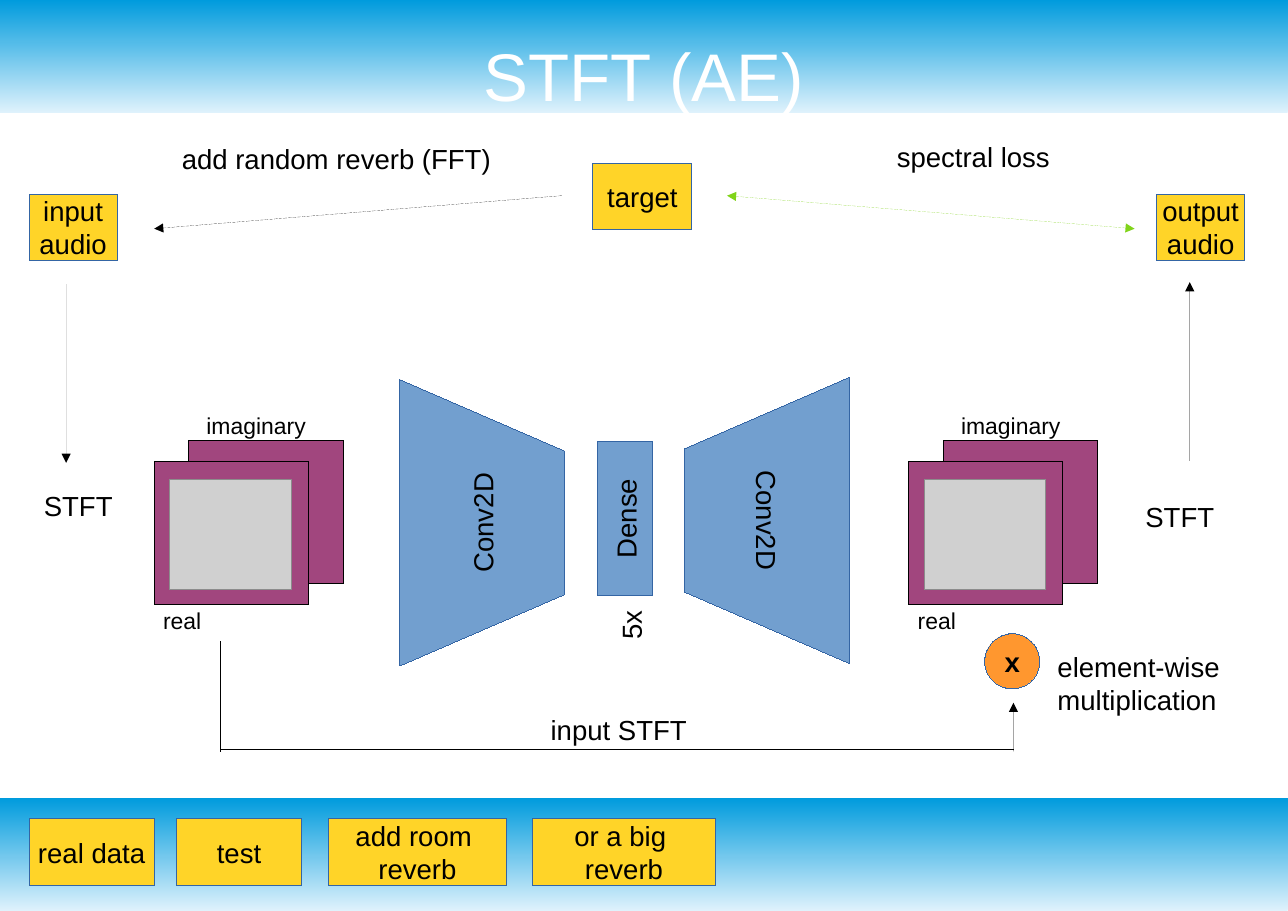
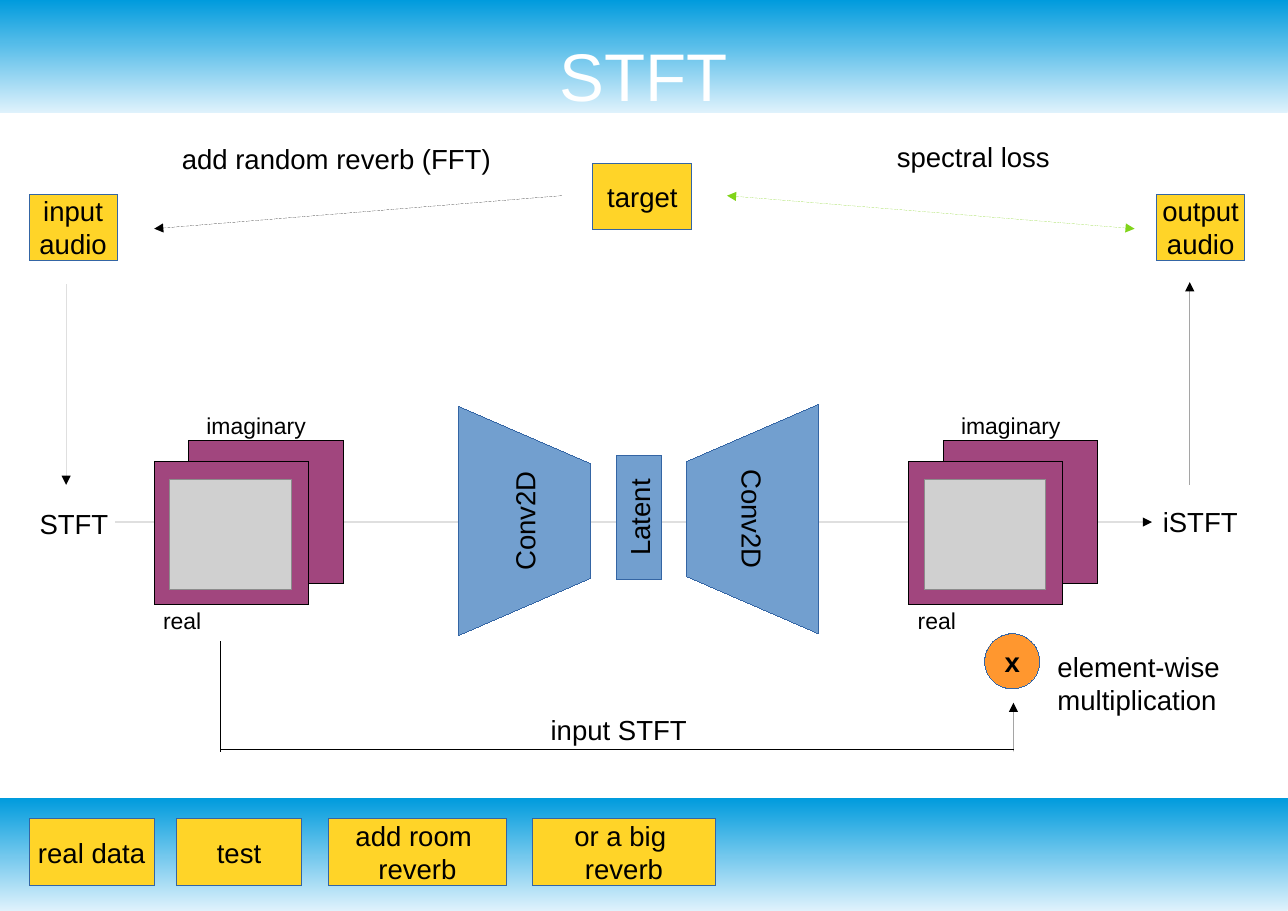
Before and after one commit to jakobatgithub/unreverb, a slide deck: slide 13 of project_presentation.odp (slide 14 before the commit). Drawn at 1288x911 pixels with LibreOffice and Linux fonts; fonts in the diff are those of the drawing; grey boxes stand for pictures. Boxes give left, top, right and bottom in pixels: in the first picture for what was removed or moved away, otherwise in the second. Text is boxed around its words. In the diff, an @@ line names an element or a change of style, - is before the commit and + after.

```diff
--- a/project_presentation.odp
+++ b/project_presentation.odp
@@ title at [560,48,728,114]: text changed @@
-STFT (AE)
+STFT
@@ arrow moved from (66, 284) - (66, 463) to (66, 284) - (66, 485) @@
@@ arrow moved from (1190, 461) - (1190, 282) to (1190, 485) - (1190, 282) @@
@@ freeform shape "Conv2D": place and size @@
-freeform shape "Conv2D" at [400,379,565,665]
+freeform shape "Conv2D" at [458,407,591,636]
@@ freeform shape "Conv2D": place and size @@
-freeform shape "Conv2D" at [684,377,849,663]
+freeform shape "Conv2D" at [686,404,819,634]
@@ rectangle removed at [598,441,653,595] @@
-Dense
@@ rectangle added at [617,455,661,578], fill #729FCF, outline #3465A4 0 pt, 18 pt, text #000000 @@
+Latent
@@ text "STFT": place and size @@
-text "STFT" at [44,496,113,517]
+text "STFT" at [40,514,109,535]
@@ text removed at [1145,507,1214,528] @@
-STFT
@@ arrow added from (116, 522) to (1152, 522), #000000 0 pt @@
@@ text added at [1163,512,1238,533], 18 pt, text #000000 @@
+iSTFT
@@ text removed at [617,613,648,638] @@
-5x
```
Also in this commit, not shown: 5 other slides changed, 1 slide removed, 1 other file.
